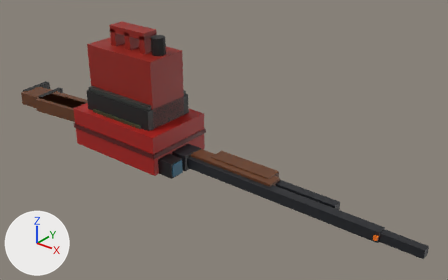
A saved change to the glTF model assets/models/items.glb.
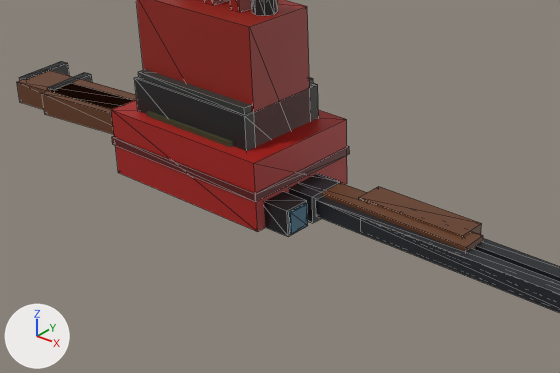
Old and new are each drawn whole from a camera (50 mm lens) standing at (1.294, -1.199, 0.866) and looking at (0.292, 0.054, 0.089) and again close up on the part from 3% to 72% of the width and 17% to 91% of the height. Lighting does not change. The marker at lower left points along +X, +Y and +Z. The last two pictures show the newer version. The close-ups show mesh edges as thin lines.

Names of what the first close-up shows: 'ITEM_Ammo', 'ITEM_Battery', 'ITEM_Fuel', 'ITEM_Medkit', 'ITEM_Rifle', 'ITEM_Shotgun'.
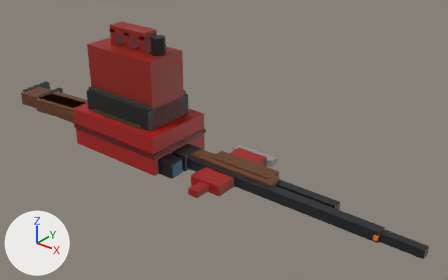
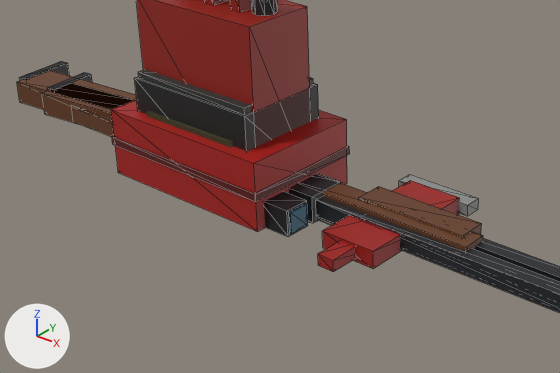
Location of each change, [x1, y1, x2, y2] in pixels of the close-ups (560 x 373 px):
'ITEM_Axe', added
    after: [78, 108, 479, 272]
'ITEM_Machete', added (mostly hidden)
    after: [317, 217, 334, 225]

The edits, one by one:
Mesh me_item_machete is new.
It consists of a box spanning x -0.305..-0.175, y -0.017..0.017, z -0.001..0.025; a box spanning x -0.13..0.33, y -0.025..0.025, z 0.003..0.009; a box spanning x -0.12..0.32, y 0.023..0.031, z 0.002..0.01.
It uses material mat_flat.
Mesh me_item_axe is new.
It consists of a box spanning x -0.41..0.31, y -0.022..0.022, z 0.002..0.038; a box spanning x 0.29..0.39, y -0.09..0.13, z 0.005..0.035; a box spanning x 0.27..0.41, y 0.125..0.155, z 0.01..0.03; a box spanning x 0.325..0.355, y -0.14..-0.06, z 0.01..0.03.
It uses material mat_flat.
Object 'ITEM_Machete' (ob_item_machete) is new; it shows me_item_machete.
Its location is (0.0, 0.0, 0.0).
Object 'ITEM_Axe' (ob_item_axe) is new; it shows me_item_axe.
Its location is (0.0, 0.0, 0.0).
